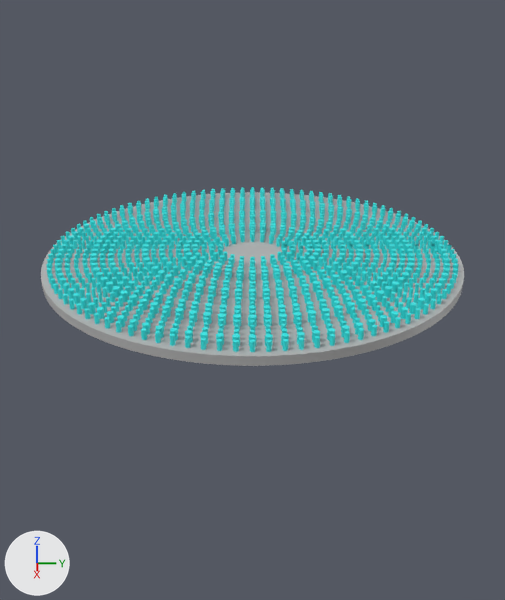
The Blender file layout.blend as it was, and as the next commit left it.
Both versions are drawn from a camera (50 mm lens) standing at (15.97, 0.0, 6.51) and looking at (0.34, 0.0, -1.02). Lighting does not change. The marker at lower left points along +X, +Y and +Z. The older version comes first.

The first picture shows 'substrate', '圓柱體.001'.
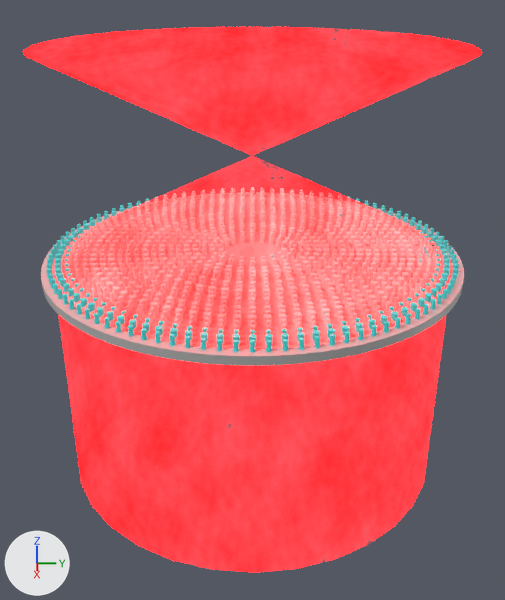
Edits to the bpy script that builds the scene:
```text
Change mat_材質_015:
    remove # nodes: BsdfPrincipled, OutputMaterial
    nodes: BsdfTransparent, Emission, Mapping, MixShader, OutputMaterial, TexCoord, TexNoise, ValToRGB
    colours: red #ff0000, black #000000, light grey #cccccc
Change ob_光:
    remove ob_光.hide_set(True)  # wire or fog, not drawn
```

Changed parts and their boxes (x1, y1, x2, y2) in the pictures (505 x 600 px):
'光', shown
    after: (72, 27, 482, 558)
